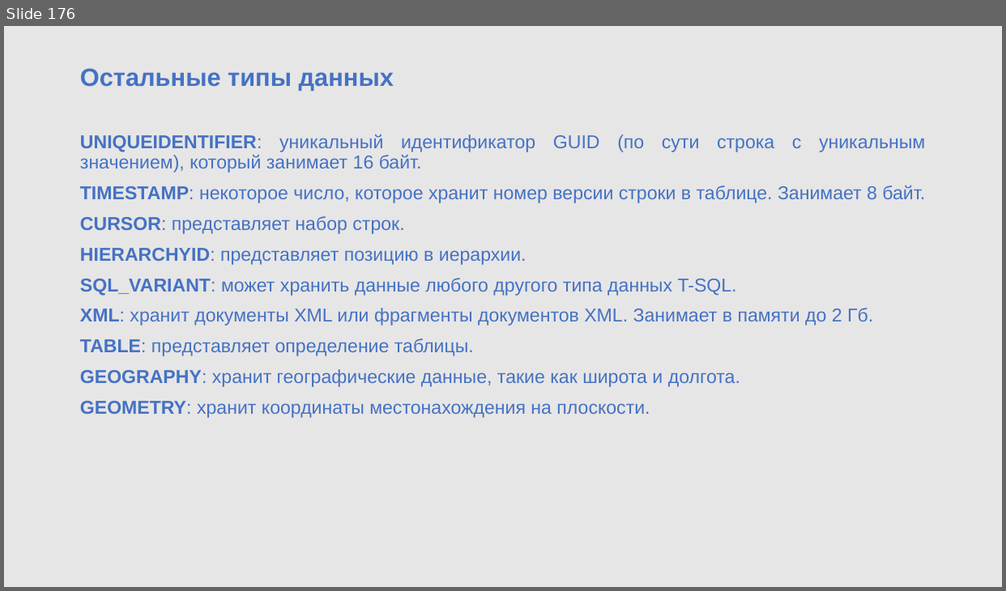
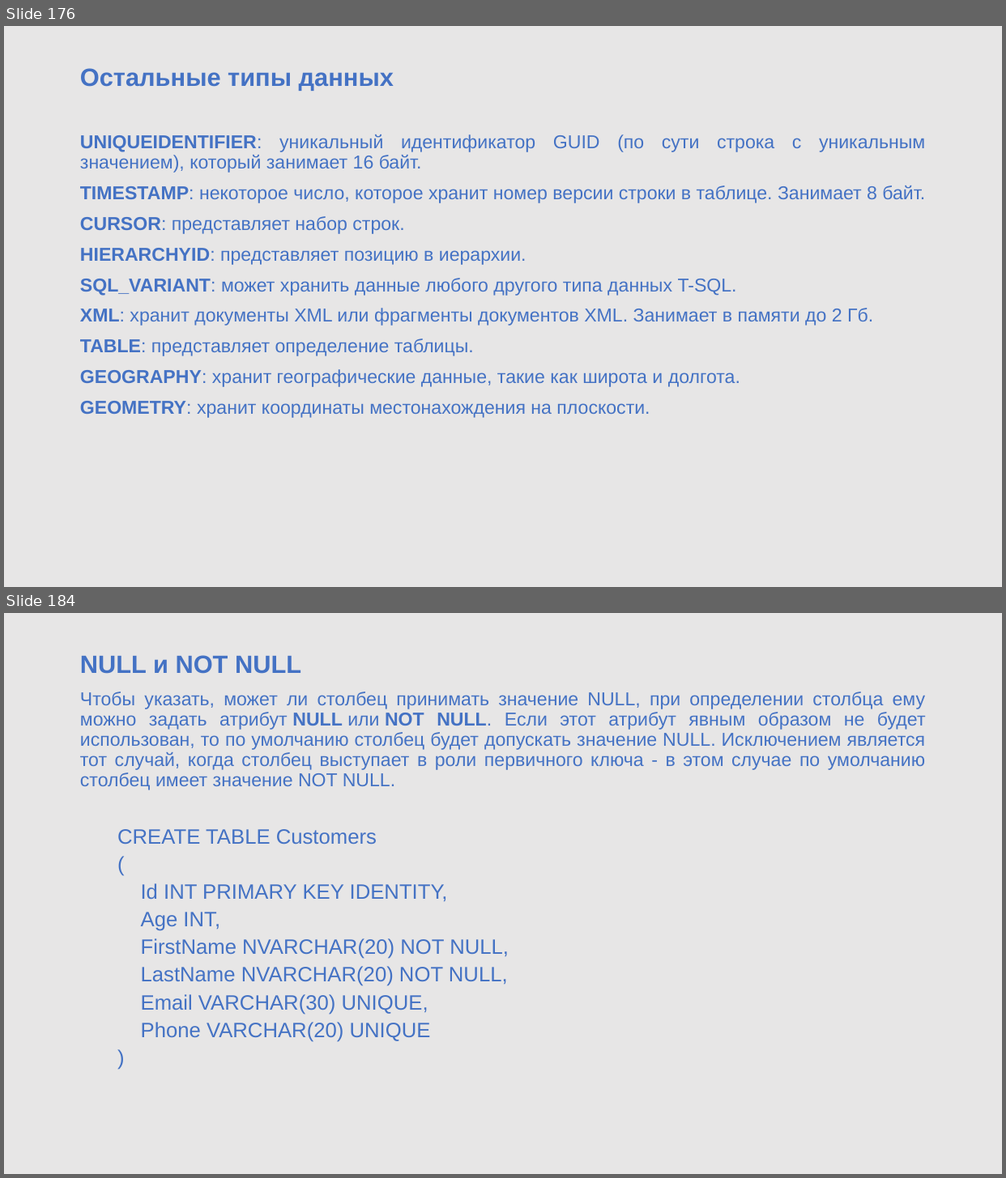
Before and after one commit to sigaleugene/TOP_OPEN, a slide deck: DB1.pptx. Shown one above the other, each under a label of ours: slide 176 before the commit, slides 176 and 184 after it; the slides between them are not shown. The pictures are 1006x591 and 1006x1178 pixels, drawn with LibreOffice and Linux fonts; fonts in the diff are those of the drawing; background and template pictures are left out. Boxes give left, top, right and bottom in pixels: in the first picture for what was removed or moved away, otherwise in the second. Text is boxed around its words. In the diff, an @@ line names an element or a change of style, - is before the commit and + after.

```diff
--- a/DB1.pptx
+++ b/DB1.pptx
@@ slide 184 added at [4,613,1002,1174], background #E7E6E6 @@
@@ text added at [80,655,926,1042], 18 pt, text #4472C4 @@
+NULL и NOT NULL
+Чтобы указать, может ли столбец принимать значение NULL, при определении столбца ему можно задать атрибут NULL или NOT NULL. Если этот атрибут явным образом не будет использован, то по умолчанию столбец будет допускать значение NULL. Исключением является тот случай, когда столбец выступает в роли первичного ключа - в этом случае по умолчанию столбец имеет значение NOT NULL.
+  CREATE TABLE Customers
+  (
+  Id INT PRIMARY KEY IDENTITY,
+  Age INT,
+  FirstName NVARCHAR(20) NOT NULL,
+  LastName NVARCHAR(20) NOT NULL,
+  Email VARCHAR(30) UNIQUE,
+  Phone VARCHAR(20) UNIQUE
+  )
```
Also in this commit, not shown: 120 other slides added, 3 other files.
